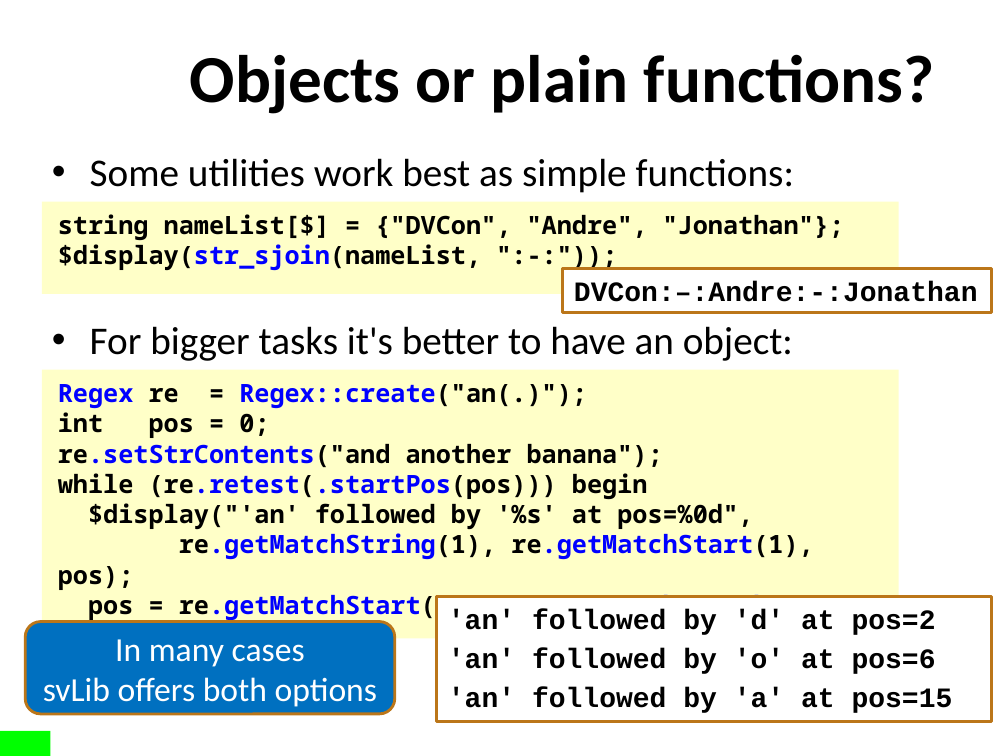
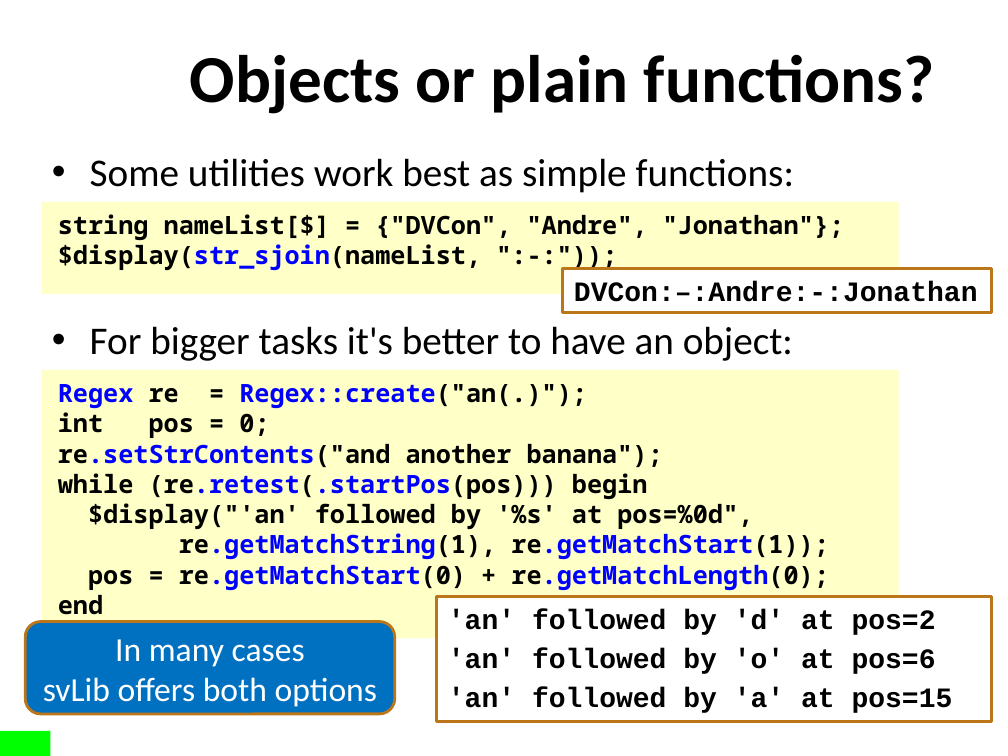
Before and after one commit to xiaoweish/svlib, a slide deck: slide 11 of svlib/doc/163-aq602-final.pptx. Drawn at 1008x756 pixels with LibreOffice and Linux fonts; fonts in the diff are those of the drawing; background and template pictures are left out. Boxes give left, top, right and bottom in pixels: in the first picture for what was removed or moved away, otherwise in the second. Text is boxed around its words. In the diff, an @@ line names an element or a change of style, - is before the commit and + after.

Commit message:
Fix one typo. This is the version that was sent to the DVCon website.

```diff
--- a/svlib/doc/163-aq602-final.pptx
+++ b/svlib/doc/163-aq602-final.pptx
@@ text in rectangle at (179, 533, 829, 559): text changed @@
-re.getMatchString(1), re.getMatchStart(1), pos);
+re.getMatchString(1), re.getMatchStart(1));
```
